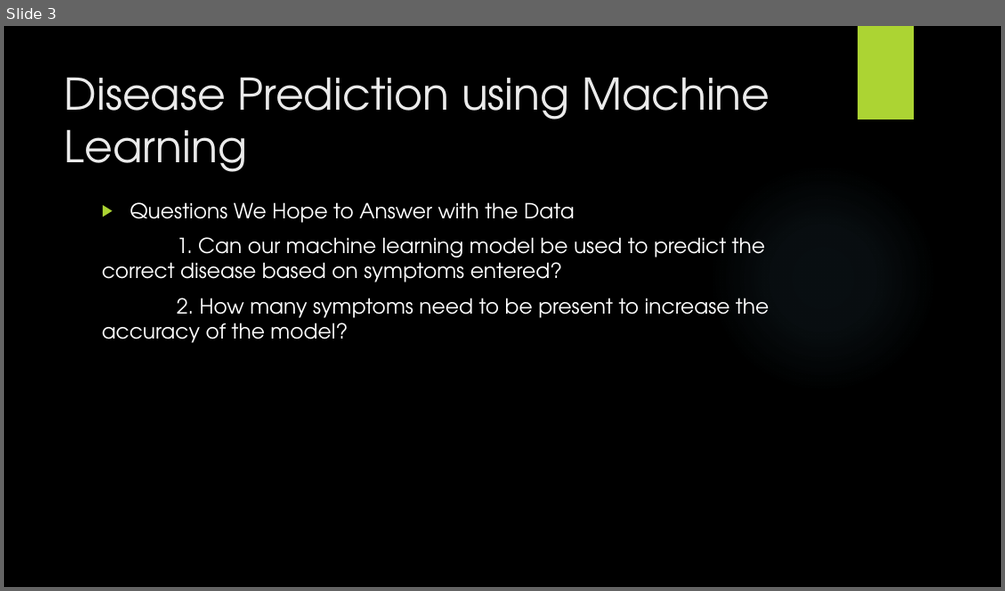
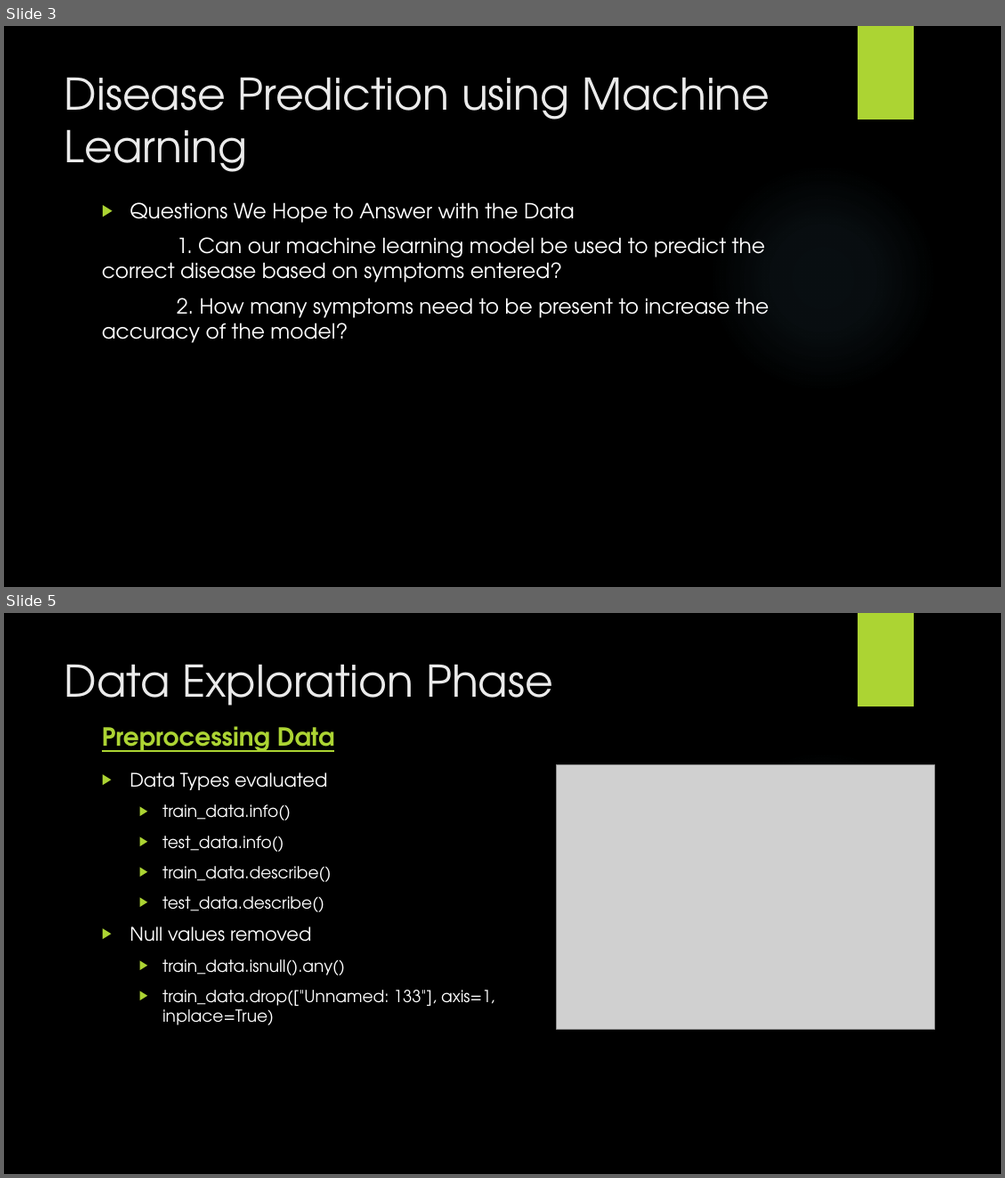
Before and after one commit to johnsetzer3/Disease_Prediction, a slide deck: Team_Code Blue Final Project.pptx. Shown one above the other, each under a label of ours: slide 3 before the commit, slides 3 and 5 after it; the slides between them are not shown. The pictures are 1005x591 and 1005x1178 pixels, drawn with LibreOffice and Linux fonts; fonts in the diff are those of the drawing; grey boxes stand for pictures; background and template pictures are left out. Boxes give left, top, right and bottom in pixels: in the first picture for what was removed or moved away, otherwise in the second. Text is boxed around its words. In the diff, an @@ line names an element or a change of style, - is before the commit and + after.

```diff
--- a/Team_Code Blue Final Project.pptx
+++ b/Team_Code Blue Final Project.pptx
@@ slide 5 added at [4, 613, 1001, 1174], background picture (left out); not listed: 2 template elements that a slide beside it also shows @@
@@ title added at [65, 664, 553, 706], 42 pt, text #EBEBEB @@
+Data Exploration Phase
@@ text added at [102, 726, 335, 752], 24 pt, text #ACD433, bold, underline @@
+Preprocessing Data
@@ text added at [129, 772, 494, 1025], 16 pt, text #FFFFFF @@
+▶ Data Types evaluated
+  ▶ train_data.info()
+  ▶ test_data.info()
+  ▶ train_data.describe()
+  ▶ test_data.describe()
+▶ Null values removed
+  ▶ train_data.isnull().any()
+  ▶ train_data.drop(["Unnamed: 133"], axis=1, inplace=True)
@@ picture added at [557, 765, 934, 1030] @@
```
Also in this commit, not shown: 3 slides changed, 8 other slides added, 1 other file.
